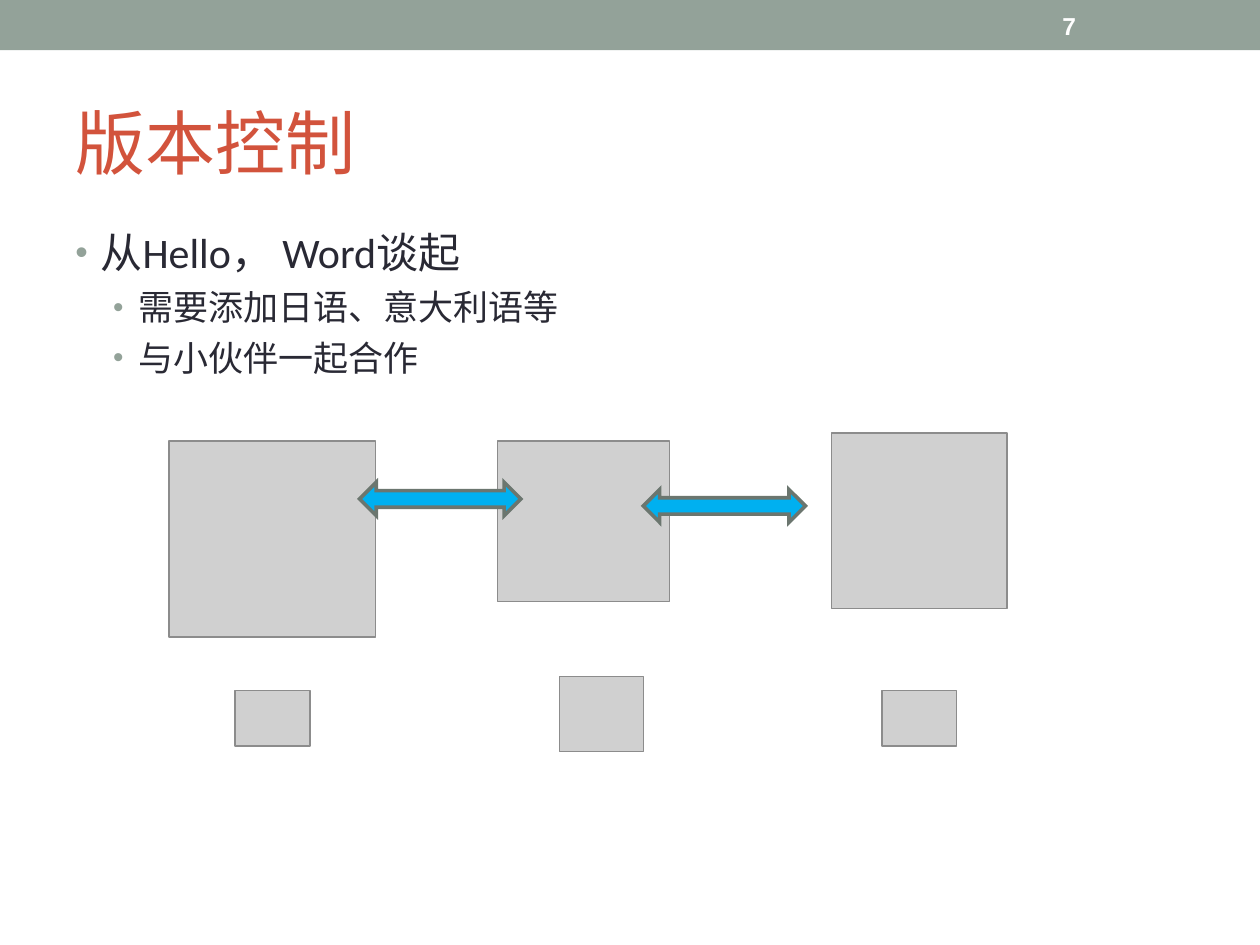
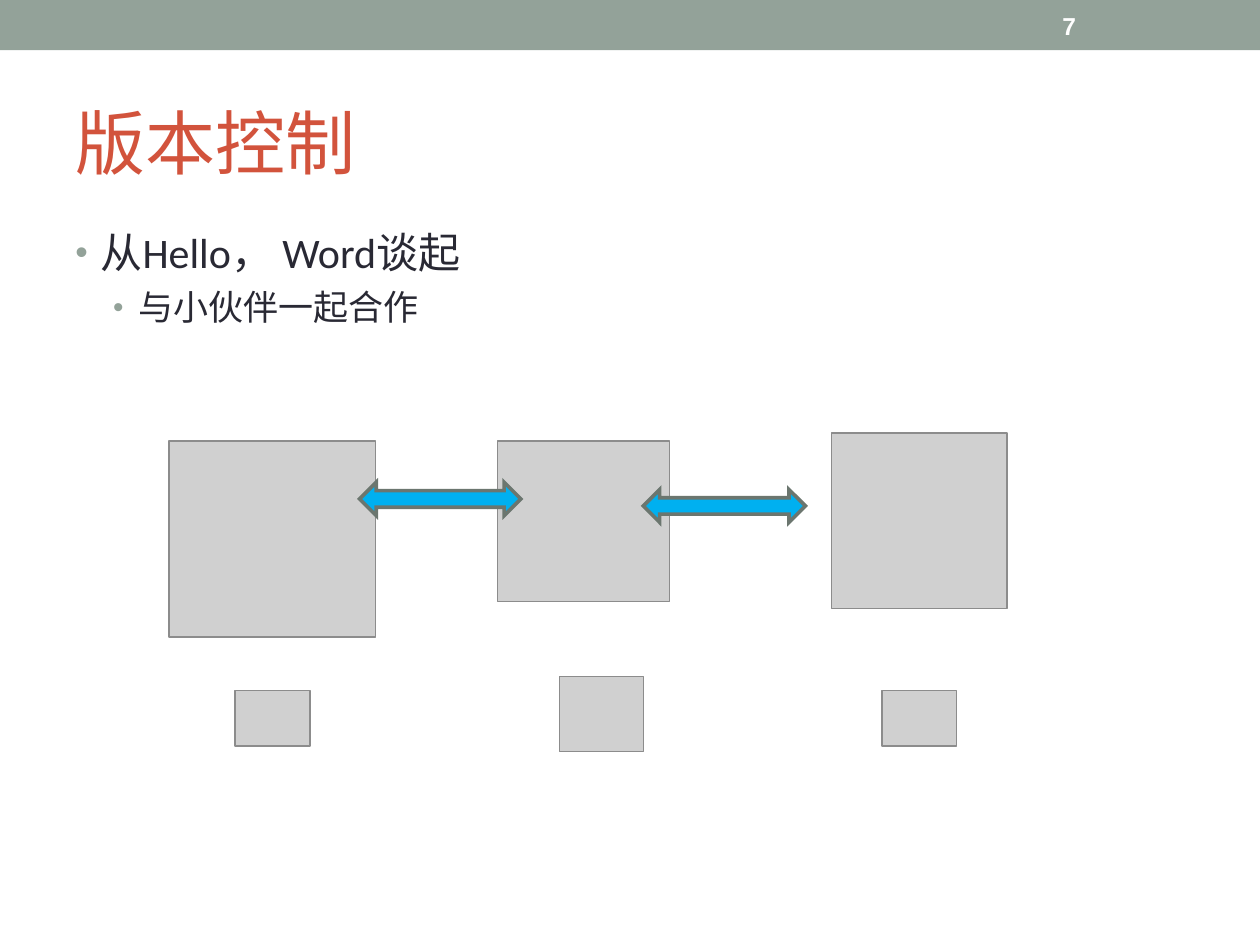
Before and after one commit to Lyon-NEU/Git, a slide deck: slide 7 of git.ppt. Drawn at 1260x945 pixels with LibreOffice and Linux fonts; fonts in the diff are those of the drawing; grey boxes stand for pictures. Boxes give left, top, right and bottom in pixels: in the first picture for what was removed or moved away, otherwise in the second. Text is boxed around its words. In the diff, an @@ line names an element or a change of style, - is before the commit and + after.

```diff
--- a/git.ppt
+++ b/git.ppt
@@ text at bbox=[138, 290, 559, 323]: paragraph removed @@
-  • 需要添加日语、意大利语等
```
Also in this commit, not shown: 13 other slides changed, 1 slide added, 1 slide removed.
